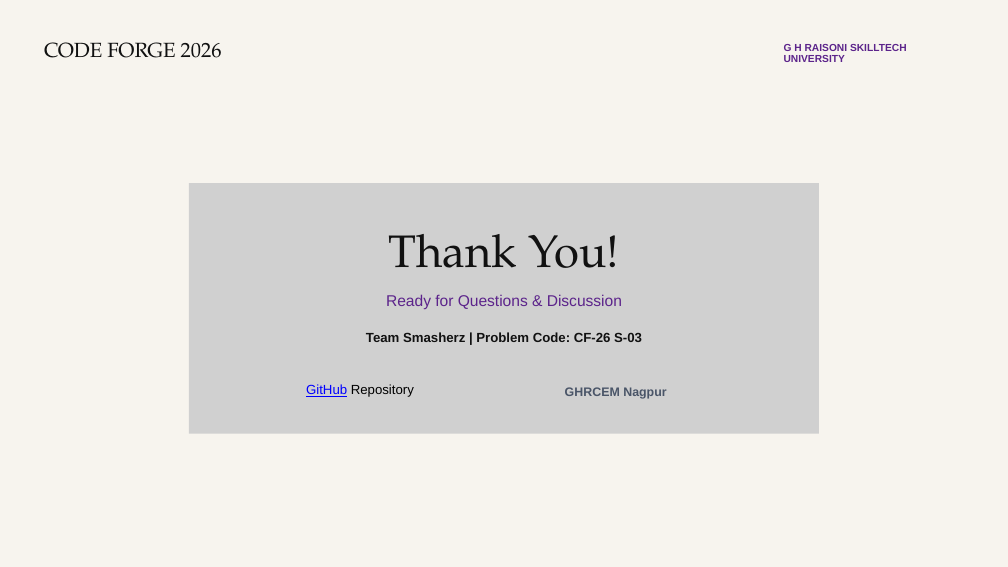
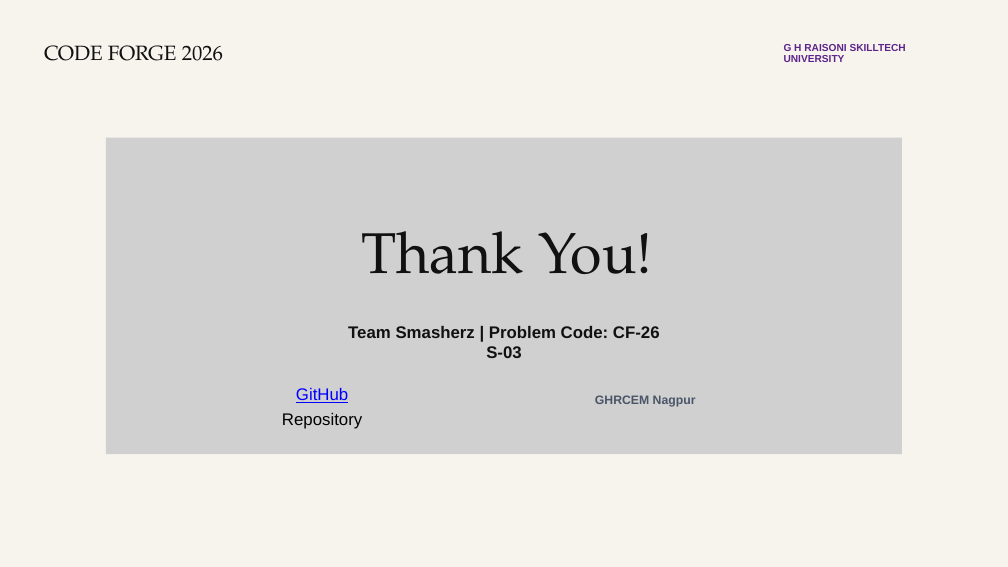
Before and after one commit to tushartiple24/CF26-S03-Smasherz, a slide deck: slide 10 of Smasherz_CF26_S03_Presentation.pptx. Drawn at 1008x567 pixels with LibreOffice and Linux fonts; fonts in the diff are those of the drawing; grey boxes stand for pictures; background and template pictures are left out. Boxes give left, top, right and bottom in pixels: in the first picture for what was removed or moved away, otherwise in the second. Text is boxed around its words. In the diff, an @@ line names an element or a change of style, - is before the commit and + after.

```diff
--- a/Smasherz_CF26_S03_Presentation.pptx
+++ b/Smasherz_CF26_S03_Presentation.pptx
@@ text "CODE FORGE 2026" at <box>44,45,223,61</box>: size 29.2 to 29.5 pt @@
@@ text "G H RAISONI SKILLTECH UNIVERSITY" at <box>784,44,906,62</box>: size 14.6 to 14.5 pt @@
@@ picture: place and size @@
-picture at <box>189,183,819,433</box>
+picture at <box>106,138,902,454</box>
@@ text "Thank You!": place and size @@
-text "Thank You!" at <box>388,234,620,268</box>
+text "Thank You!" at <box>361,231,653,274</box>
@@ text "Thank You!" at <box>361,231,653,274</box>: size 65 to 82 pt; line spacing 78pt to 98.5pt @@
@@ text removed at <box>386,294,622,309</box> @@
-Ready for Questions & Discussion
@@ text "Team Smasherz | Problem Code: ...": place and size @@
-text "Team Smasherz | Problem Code: ..." at <box>366,332,642,342</box>
+text "Team Smasherz | Problem Code: ..." at <box>348,326,660,358</box>
@@ text "Team Smasherz | Problem Code: ..." at <box>348,326,660,358</box>: size 18.9 to 24 pt; line spacing 22.6pt to 28.6pt @@
@@ picture: place and size @@
-picture at <box>228,364,781,395</box>
+picture at <box>155,366,853,405</box>
@@ text "GitHub Repository": place and size @@
-text "GitHub Repository" at <box>306,384,414,397</box>
+text "GitHub Repository" at <box>282,388,362,429</box>
@@ text "GitHub Repository" at <box>282,388,362,429</box>: size 18.9 to 24 pt; line spacing 28.3pt to 35.8pt @@
@@ picture: place and size @@
-picture at <box>564,382,668,401</box>
+picture at <box>580,388,711,414</box>
@@ text "GHRCEM Nagpur": place and size @@
-text "GHRCEM Nagpur" at <box>565,387,666,399</box>
+text "GHRCEM Nagpur" at <box>595,395,696,407</box>
@@ text "GHRCEM Nagpur" at <box>595,395,696,407</box>: size 17.7 to 17.5 pt @@
@@ picture added at <box>580,389,711,414</box> @@
```
Also in this commit, not shown: 9 other slides changed, 13 other files.
